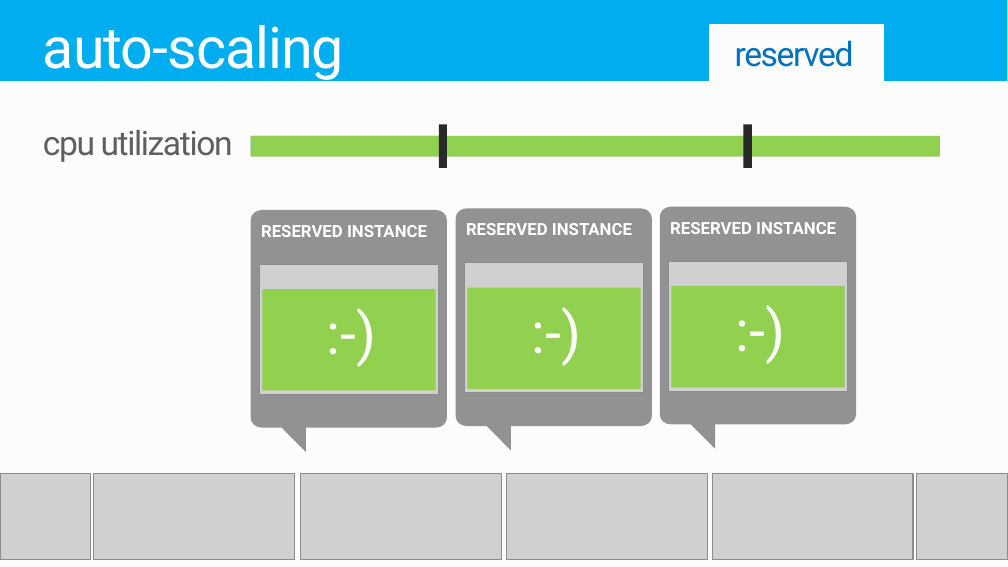
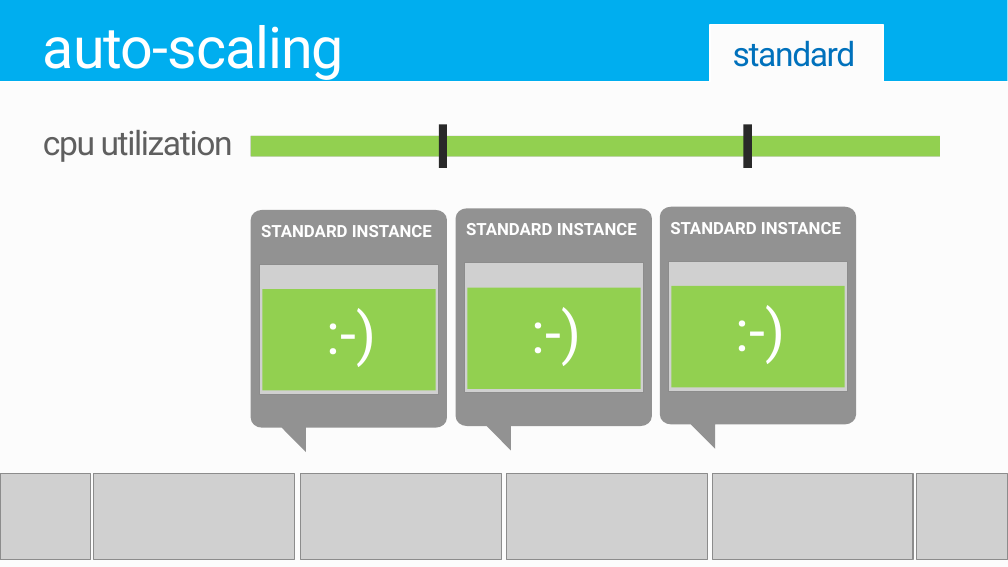
Before and after one commit to raz2/PRESENTATION-WindowsAzureWebSites, a slide deck: slide 18 of WindowsAzureWebSites.pptx. Drawn at 1008x567 pixels with LibreOffice and Linux fonts; fonts in the diff are those of the drawing; grey boxes stand for pictures; background and template pictures are left out. Boxes give left, top, right and bottom in pixels: in the first picture for what was removed or moved away, otherwise in the second. Text is boxed around its words. In the diff, an @@ line names an element or a change of style, - is before the commit and + after.

```diff
--- a/WindowsAzureWebSites.pptx
+++ b/WindowsAzureWebSites.pptx
@@ text at [733,40,856,67]: text changed @@
-reserved
+standard
@@ text at [261,225,432,237]: text changed @@
-RESERVED INSTANCE
+STANDARD INSTANCE
@@ text at [466,223,637,235]: text changed @@
-RESERVED INSTANCE
+STANDARD INSTANCE
@@ text at [670,222,841,234]: text changed @@
-RESERVED INSTANCE
+STANDARD INSTANCE
```
Also in this commit, not shown: 6 other slides changed.
